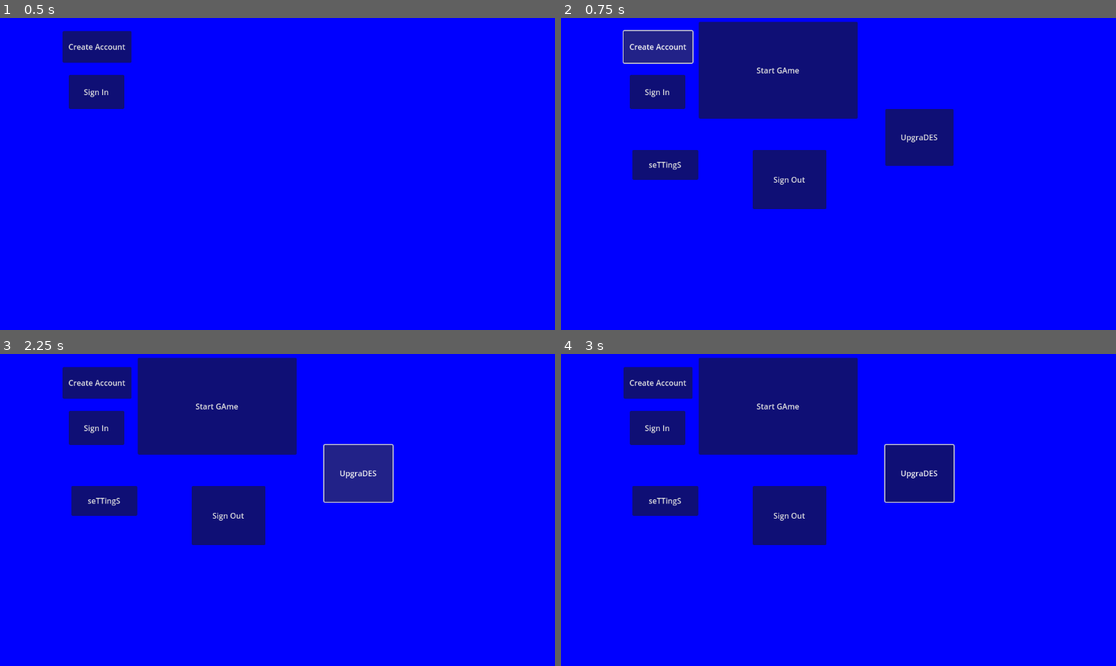
Above: before the commit, frames 1-4 (two rows, left to right).
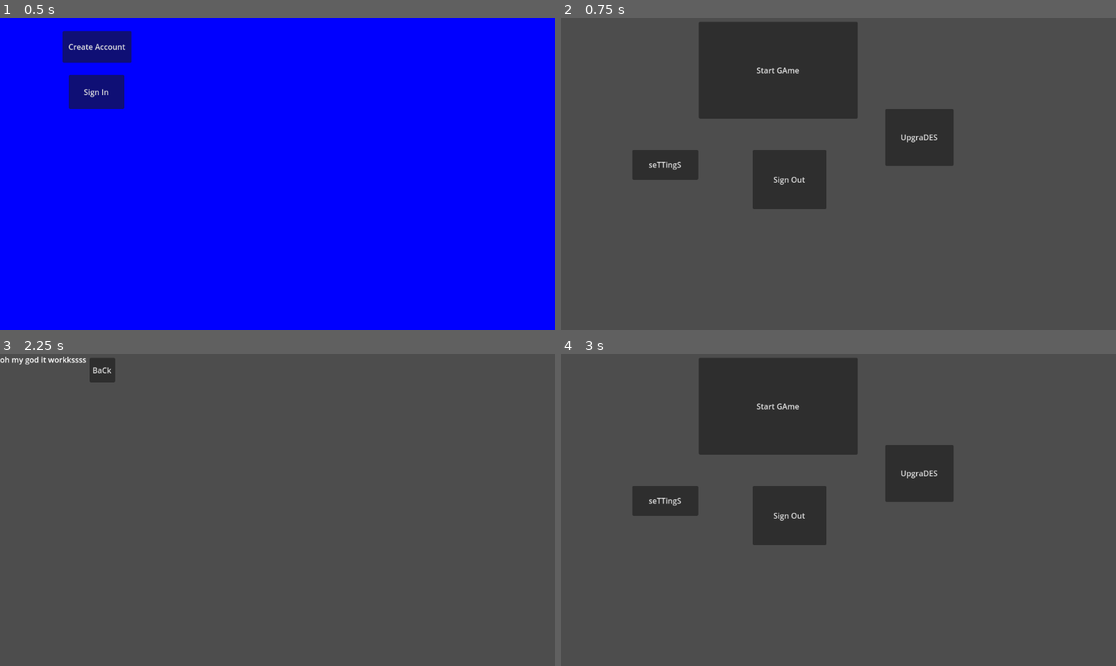
Above: after the commit, the same moments.

Repository: BransonClendenen/3390Project3
Game: Godot game, scene res://Scenes/Game/Root.tscn
Same seed, same stepped clock (60 frames per second), same inputs: the game is played once before the commit and once after it.
Inputs (mouse positions are in pixels of both pictures, inside the frame that each line leads up to):
- Up to frame 1 (0.5 s): no input
- Up to frame 2 (0.75 s): click "Create Account" at 0.5 s
- Up to frame 3 (2.25 s): click (94, 428) at 1.25 s, where only the run before the commit has a clickable "Sign In"; click "UpgraDES" at 2 s
- Up to frame 4 (3 s): click (660, 369) at 2.75 s, where only the run after the commit has a clickable "BaCk"

Frame 1 is identical in both runs. In frame 2, 100% of the frame differs, in the area x 0-100%, y 0-100%; in frame 3, 100%; in frame 4, 100%.

Commit message:
SceneManager implementation (except on game scene(s))

Diff:
--- a/3390project3/Scenes/Game/Game.tscn
+++ b/3390project3/Scenes/Game/Game.tscn
@@ -6,8 +6,10 @@
 
 [node name="Label" type="Label" parent="."]
 layout_mode = 0
-offset_right = 40.0
-offset_bottom = 23.0
+offset_left = 58.0
+offset_top = 41.0
+offset_right = 157.0
+offset_bottom = 90.0
 text = "VIDEO GAME
 "
 
--- a/3390project3/Scenes/Overlay/Huzz.tscn
+++ b/3390project3/Scenes/Overlay/Huzz.tscn
@@ -7,3 +7,12 @@
 anchor_bottom = 1.0
 grow_horizontal = 2
 grow_vertical = 2
+
+[node name="Label" type="Label" parent="."]
+layout_mode = 0
+offset_left = 425.0
+offset_top = 216.0
+offset_right = 554.0
+offset_bottom = 265.0
+text = "THE HUZZ LABEL
+"
--- a/3390project3/Scripts/login.gd
+++ b/3390project3/Scripts/login.gd
@@ -11,11 +11,12 @@
 # Called every frame. 'delta' is the elapsed time since the previous frame.
 func _process(delta: float) -> void:
 	pass
+
 func _on_create_account_pressed() -> void:
 	SceneManager.load_ui("res://Scenes/UI/MainMenu.tscn")
 
 func _on_sign_in_pressed() -> void:
-	get_tree().change_scene_to_file("res://Scenes/MainMenu.tscn")
+	SceneManager.load_ui("res://Scenes/UI/MainMenu.tscn")
 
 # func login PAOLAPAOLAPAOLA
 func _on_LoginButton_pressed():
--- a/3390project3/Scripts/main_menu.gd
+++ b/3390project3/Scripts/main_menu.gd
@@ -10,26 +10,14 @@
 	pass
 
 func _on_start_game_pressed() -> void:
-	#get_tree().change_scene_to_file("res://Scenes/Game.tscn")\
-	pass
+	SceneManager.load_scene("res://Scenes/Game/Game.tscn")
+	SceneManager.load_overlay("res://Scenes/Overlay/Huzz.tscn")
 
 func _on_sign_out_pressed() -> void:
-	#get_tree().change_scene_to_file("res://Scenes/Login.tscn")
-	pass
+	SceneManager.load_ui("res://Scenes/UI/Login.tscn")
 
 func _on_upgrades_pressed() -> void:
-	#get_tree().change_scene_to_file("res://Scenes/Upgrades.tscn")
-	pass
+	SceneManager.load_ui("res://Scenes/UI/Upgrades.tscn")
 
 func _on_settings_pressed() -> void:
-	#if not settingsMenuInstance:
-		#settingsMenuInstance = settingsMenuScene.instantiate()
-		#add_child(settingsMenuInstance)
-		#settingsMenuInstance.top_level = true
-		#settingsMenuInstance.show()
-		#settingsMenuInstance.connect("menu_closed", Callable(self, "_on_settings_closed"))
-	pass
-
-func _on_settings_closed():
-	#settingsMenuInstance = null
-	print("Settings menu closed.")
+	SceneManager.load_overlay("res://Scenes/Overlay/SettingsMenu.tscn")
--- a/3390project3/Scripts/scene_manager.gd
+++ b/3390project3/Scripts/scene_manager.gd
@@ -19,26 +19,29 @@
 	game_layer = root_node.get_node("GameLayer")
 	ui_layer = root_node.get_node("UILayer/UIContainer")
 	overlay_layer = root_node.get_node("OverlayLayer/OverlayContainer")
-	print(game_layer)
-	print(ui_layer)
-	print(overlay_layer)
 
 func load_scene(scene_path: String):
 	if not root_node:
 		push_error("Main node not found.")
 		return
 
-	#var game_layer = root_node.get_node("GameLayer")
 	#this clears all the children from the game scene, helps against crashes
-	game_layer.get_children().map(func(child): child.queue_free())
+	var last_child_game = game_layer.get_child(game_layer.get_child_count()-1)
+	game_layer.remove_child(last_child_game)
+	#gets the last child from UI layer and removes it from scene
+	var last_child_ui = ui_layer.get_child(ui_layer.get_child_count()-1)
+	ui_layer.remove_child(last_child_ui)
 
+	#creates new game scene instance
 	var new_game_layer = load(scene_path).instantiate()
+	#add the game scene to the game layer
 	game_layer.add_child(new_game_layer)
+	#comments are so cool i know im doing now!!!!
 	game_scene = new_game_layer
-	print("Loaded main scene:", scene_path)
 
 func load_ui(scene_path: String):
-	#ui_layer.get_children().map(func(child): child.queue_free())
+	var last_child_ui = ui_layer.get_child(ui_layer.get_child_count()-1)
+	ui_layer.remove_child(last_child_ui)
 
 	var new_ui_layer = load(scene_path).instantiate()
 	new_ui_layer.size = get_viewport().size
@@ -46,8 +49,8 @@
 
 
 func load_overlay(scene_path: String):
-	#var overlay_layer = root_node.get_node("OverlayLayer")
-	overlay_layer.get_children().map(func(child): child.queue_free())
+	var last_child_overlay = overlay_layer.get_child(overlay_layer.get_child_count()-1)
+	overlay_layer.remove_child(last_child_overlay)
 
 	var new_overlay_layer = load(scene_path).instantiate()
 	overlay_layer.add_child(new_overlay_layer)
--- a/3390project3/Scripts/settings_menu.gd
+++ b/3390project3/Scripts/settings_menu.gd
@@ -1,12 +1,4 @@
 extends Control
 
-signal menu_closed
-
-func _ready() -> void:
-	hide()
-
 func _on_back_pressed() -> void:
-	#sends signal to mainmenu and deletes settingsMenuInstance
-	hide()
-	emit_signal("menu_closed")
-	queue_free()
+	SceneManager.hide_top_overlay()
--- a/3390project3/Scripts/upgrades.gd
+++ b/3390project3/Scripts/upgrades.gd
@@ -1,10 +1,4 @@
 extends Control
 
-func _ready() -> void:
-	pass # Replace with function body.
-
-func _process(delta: float) -> void:
-	pass
-
 func _on_back_pressed() -> void:
-	get_tree().change_scene_to_file("res://Scenes/MainMenu.tscn")
+	SceneManager.load_ui("res://Scenes/UI/MainMenu.tscn")
